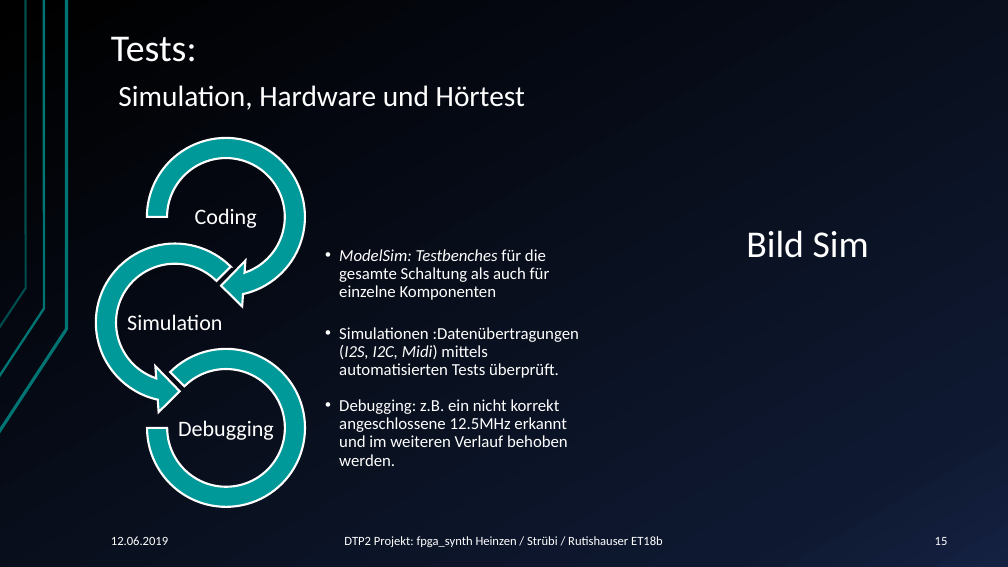
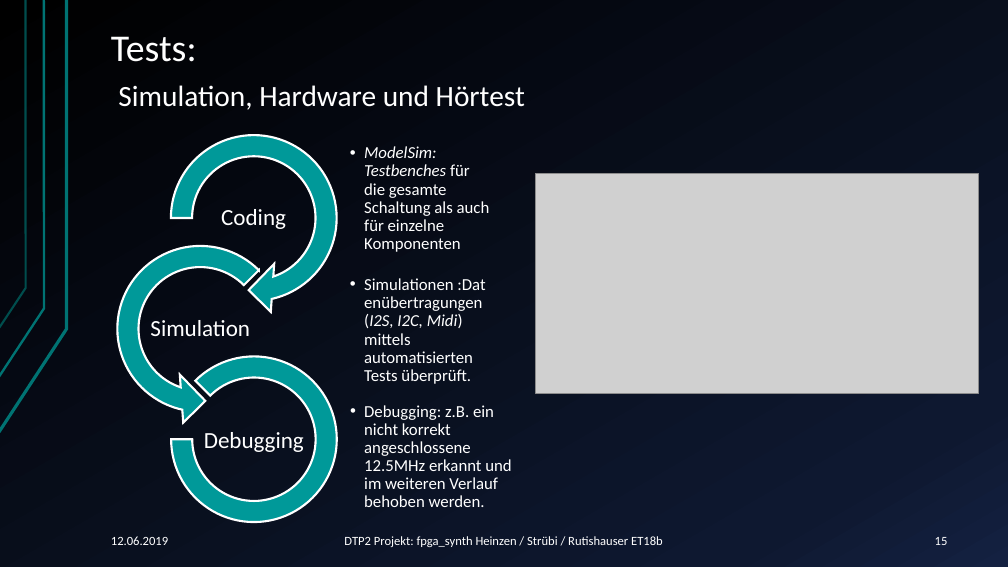
Before and after one commit to CircuitBender/fpga_synth, a slide deck: slide 15 of documents/presentation/Präsentation synth dtp2.pptx. Drawn at 1008x567 pixels with LibreOffice and Linux fonts; fonts in the diff are those of the drawing; grey boxes stand for pictures; background and template pictures are left out. Boxes give left, top, right and bottom in pixels: in the first picture for what was removed or moved away, otherwise in the second. Text is boxed around its words. In the diff, an @@ line names an element or a change of style, - is before the commit and + after.

Commit message:
präsentation geändert

```diff
--- a/documents/presentation/Präsentation synth dtp2.pptx
+++ b/documents/presentation/Präsentation synth dtp2.pptx
@@ circular arrow: place and size @@
-circular arrow at bbox=[134, 125, 318, 309]
+circular arrow at bbox=[157, 122, 350, 315]
@@ text "ModelSim: Testbenches für die gesamte ..." rewrapped from bbox=[339, 249, 579, 378] to bbox=[364, 146, 490, 384] @@
@@ picture added at bbox=[536, 173, 979, 393] @@
@@ text "Coding": place and size @@
-text "Coding" at bbox=[195, 208, 257, 228]
+text "Coding" at bbox=[221, 209, 286, 229]
@@ left circular arrow: place and size @@
-left circular arrow at bbox=[83, 231, 267, 414]
+left circular arrow at bbox=[104, 232, 296, 425]
@@ text "Simulation": place and size @@
-text "Simulation" at bbox=[127, 314, 222, 330]
+text "Simulation" at bbox=[150, 320, 250, 336]
@@ arch (boxed as its full ring): place and size @@
-arch (boxed as its full ring) at bbox=[147, 349, 306, 507]
+arch (boxed as its full ring) at bbox=[171, 356, 337, 522]
@@ text "Debugging: z.B. ein nicht korrekt ..." rewrapped from bbox=[339, 399, 568, 466] to bbox=[364, 405, 511, 507] @@
@@ size 21 to 22 pt in 3 elements at bbox=[221, 209, 286, 229], bbox=[150, 320, 250, 336], bbox=[204, 432, 304, 452] @@
@@ text "Debugging": place and size @@
-text "Debugging" at bbox=[178, 420, 274, 440]
+text "Debugging" at bbox=[204, 432, 304, 452]
```
Also in this commit, not shown: 10 other files.
